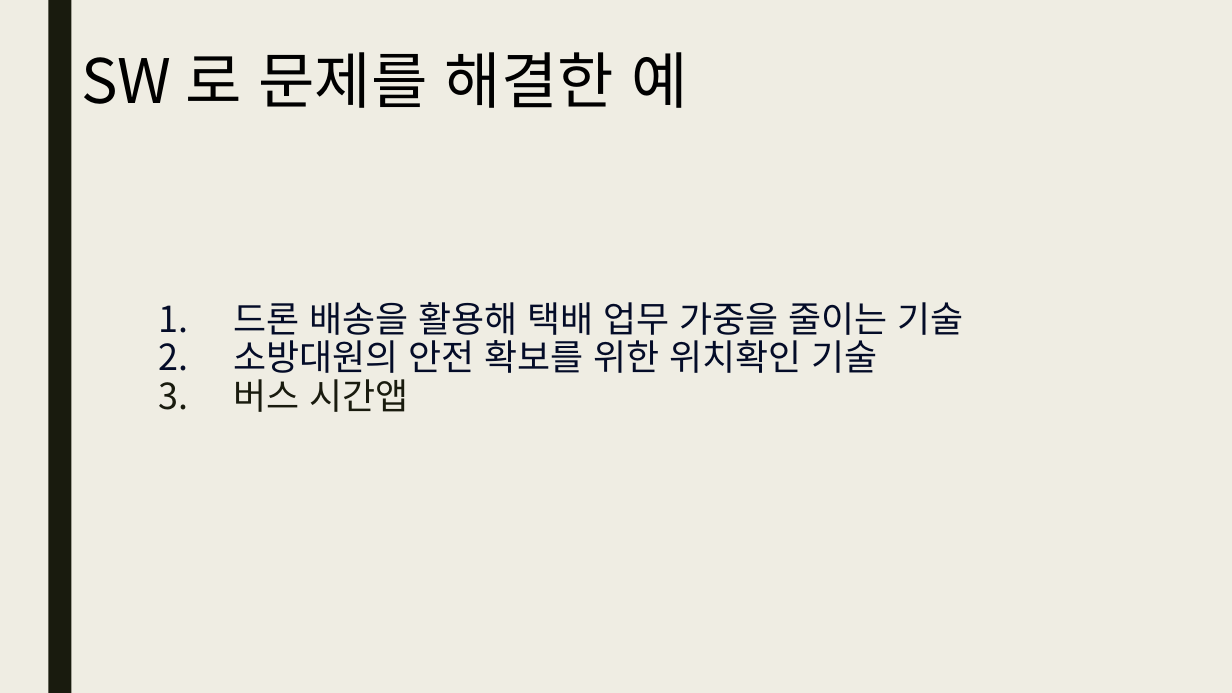
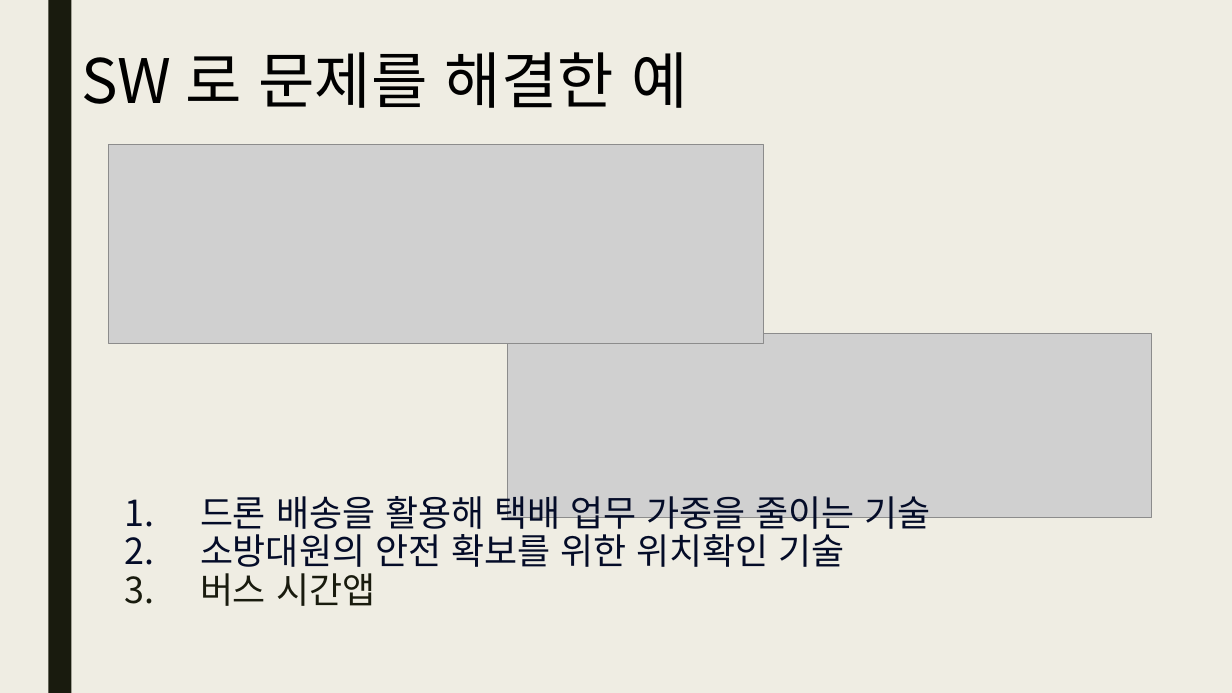
Before and after one commit to gomtings/JeoninHighSchool, a slide deck: slide 4 of 수업교제/python_calss7.pptx (slide 3 before the commit). Drawn at 1232x693 pixels with LibreOffice and Linux fonts; fonts in the diff are those of the drawing; grey boxes stand for pictures. Boxes give left, top, right and bottom in pixels: in the first picture for what was removed or moved away, otherwise in the second. Text is boxed around its words. In the diff, an @@ line names an element or a change of style, - is before the commit and + after.

```diff
--- a/수업교제/python_calss7.pptx
+++ b/수업교제/python_calss7.pptx
@@ picture added at (x1=108, y1=145, x2=763, y2=344) @@
@@ picture added at (x1=507, y1=334, x2=1152, y2=518) @@
@@ text "드론 배송을 활용해 택배 업무 ..." rewrapped from (x1=234, y1=302, x2=964, y2=412) to (x1=200, y1=490, x2=930, y2=606) @@
```
Also in this commit, not shown: 1 other slide changed, 3 slides added, 1 slide removed.
